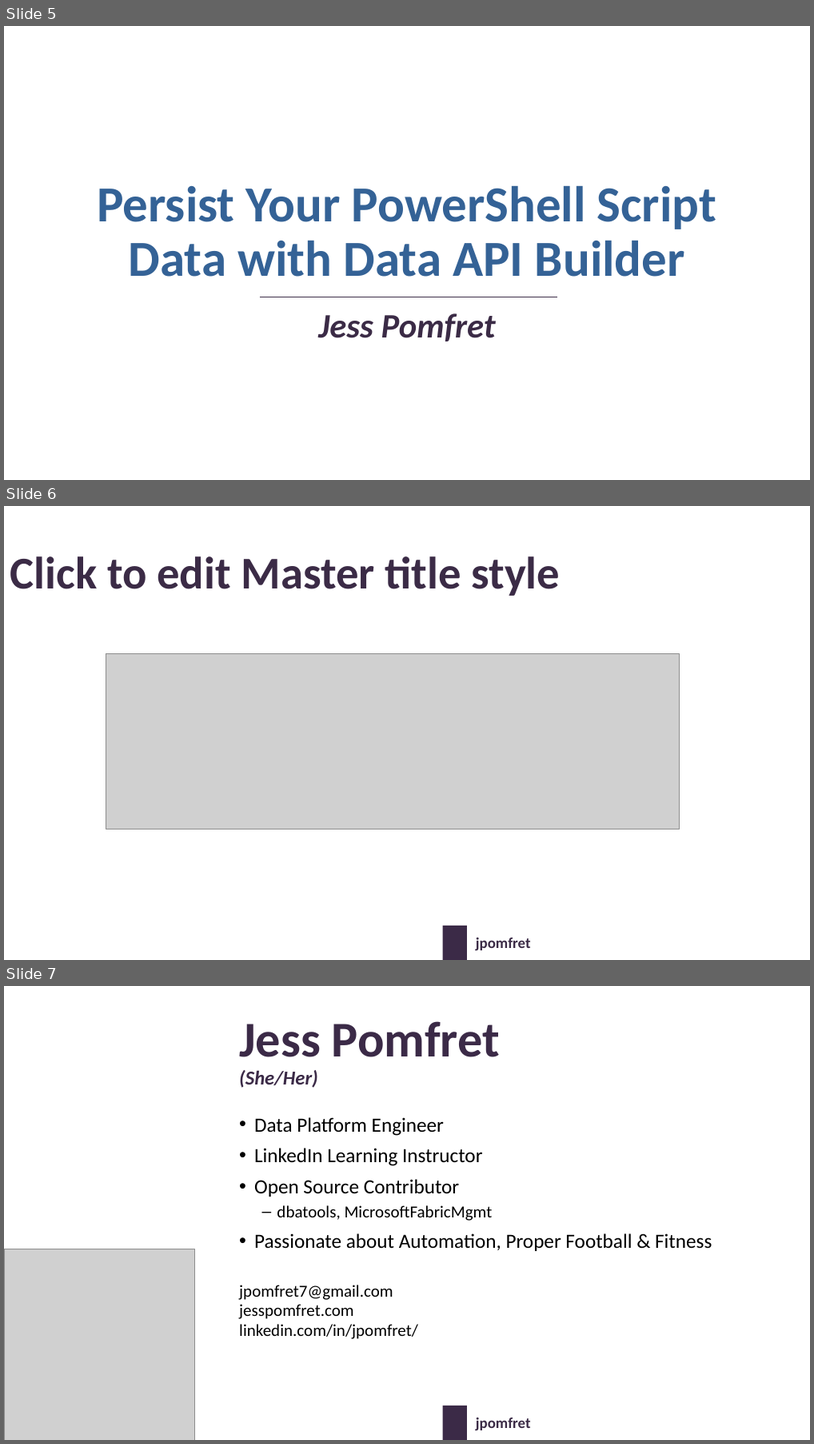
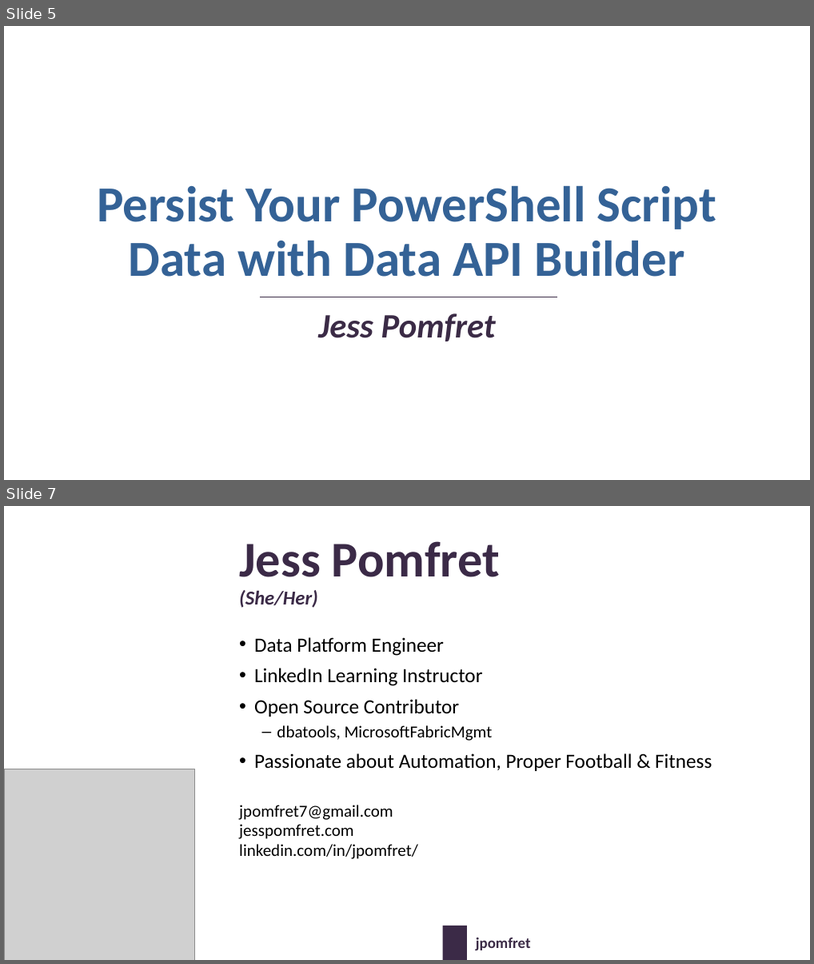
Before and after one commit to jpomfret/dab-presentation, a slide deck: Pomfret-dab-psconf-v2-updated.pptx. Shown one above the other, each under a label of ours: slides 5, 6 and 7 before the commit, slides 5 and 7 after it; the slides between them are not shown. The pictures are 814x1444 and 814x964 pixels, drawn with LibreOffice and Linux fonts; fonts in the diff are those of the drawing; grey boxes stand for pictures; background and template pictures are left out. Boxes give left, top, right and bottom in pixels: in the first picture for what was removed or moved away, otherwise in the second. Text is boxed around its words. In the diff, an @@ line names an element or a change of style, - is before the commit and + after.

```diff
--- a/Pomfret-dab-psconf-v2-updated.pptx
+++ b/Pomfret-dab-psconf-v2-updated.pptx
@@ slide 6 removed at (x1=4, y1=506, x2=810, y2=960), background picture (left out); not listed: 2 template elements that a slide beside it also shows @@
@@ title removed at (x1=10, y1=556, x2=561, y2=596) @@
-Click to edit Master title style
@@ picture removed at (x1=106, y1=653, x2=680, y2=828) @@
```
Also in this commit, not shown: 9 slides changed, 9 slides added, 7 other slides removed, 2 other files.
